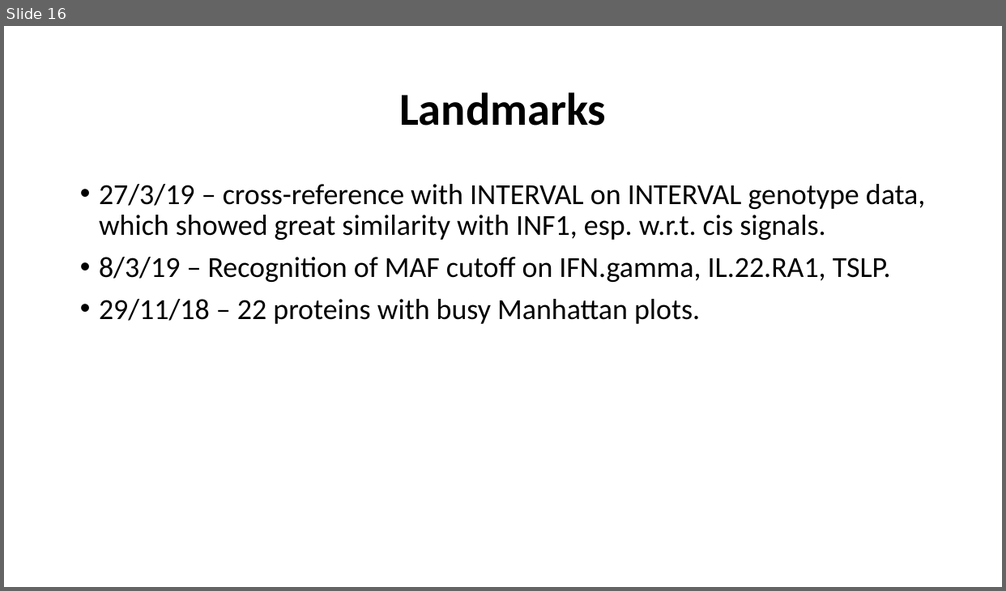
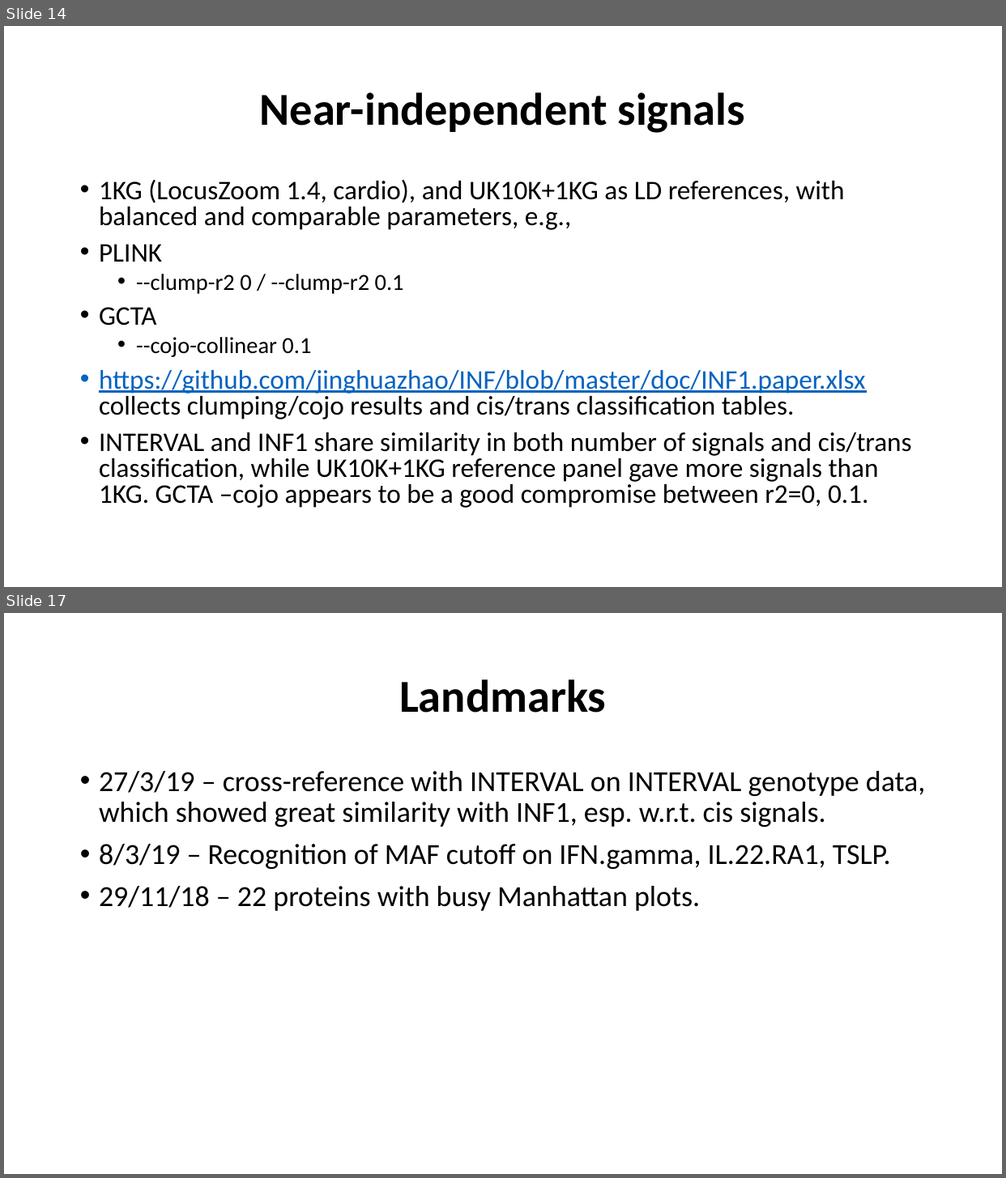
Before and after one commit to jinghuazhao/INF, a slide deck: doc/SCALLOP_INF1-120419.pptx. Shown one above the other, each under a label of ours: slide 16 before the commit, slides 14 and 17 after it; the slides between them are not shown. The pictures are 1006x591 and 1006x1178 pixels, drawn with LibreOffice and Linux fonts; fonts in the diff are those of the drawing. Boxes give left, top, right and bottom in pixels: in the first picture for what was removed or moved away, otherwise in the second. Text is boxed around its words. In the diff, an @@ line names an element or a change of style, - is before the commit and + after.

```diff
--- a/doc/SCALLOP_INF1-120419.pptx
+++ b/doc/SCALLOP_INF1-120419.pptx
@@ slide 14 added at box(4, 26, 1002, 587), background #FFFFFF @@
@@ title added at box(260, 92, 745, 133), 44 pt, text #000000, bold @@
+Near-independent signals
@@ text added at box(99, 180, 912, 508), 25.9 pt, text #000000 @@
+• 1KG (LocusZoom 1.4, cardio), and UK10K+1KG as LD references, with balanced and comparable parameters, e.g.,
+• PLINK
+  • --clump-r2 0 / --clump-r2 0.1
+• GCTA
+  • --cojo-collinear 0.1
+• https://github.com/jinghuazhao/INF/blob/master/doc/INF1.paper.xlsx collects clumping/cojo results and cis/trans classification tables.
+• INTERVAL and INF1 share similarity in both number of signals and cis/trans classification, while UK10K+1KG reference panel gave more signals than 1KG. GCTA –cojo appears to be a good compromise between r2=0, 0.1.
@@ what was slide 16 is now slide 17 @@
```
Also in this commit, not shown: 5 slides changed.
